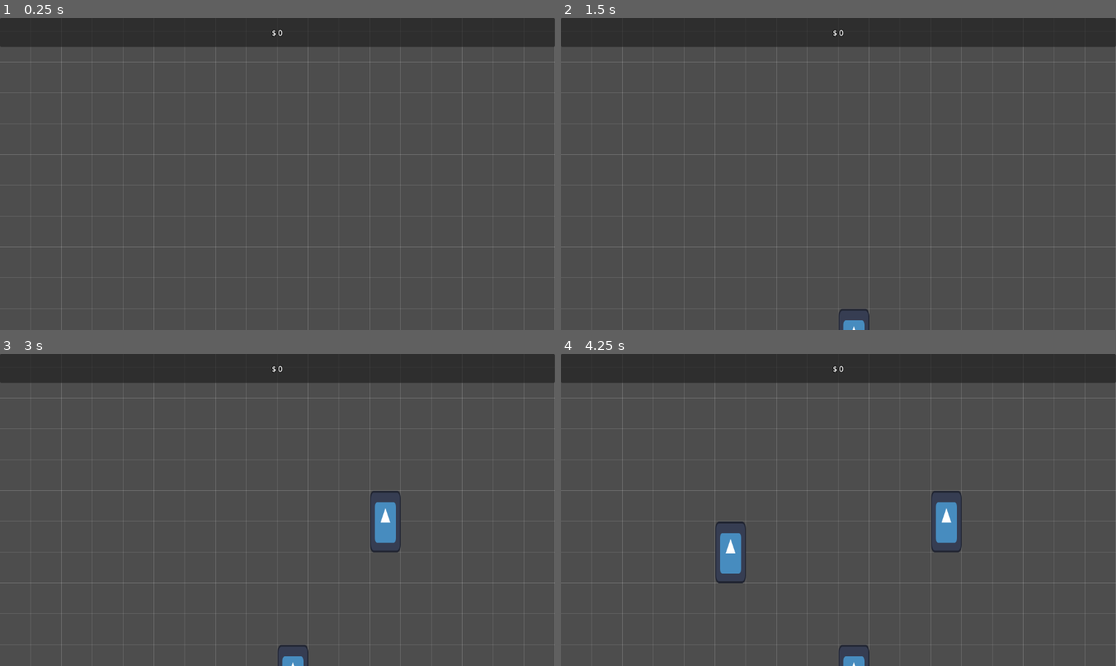
Above: before the commit, frames 1-4 (two rows, left to right).
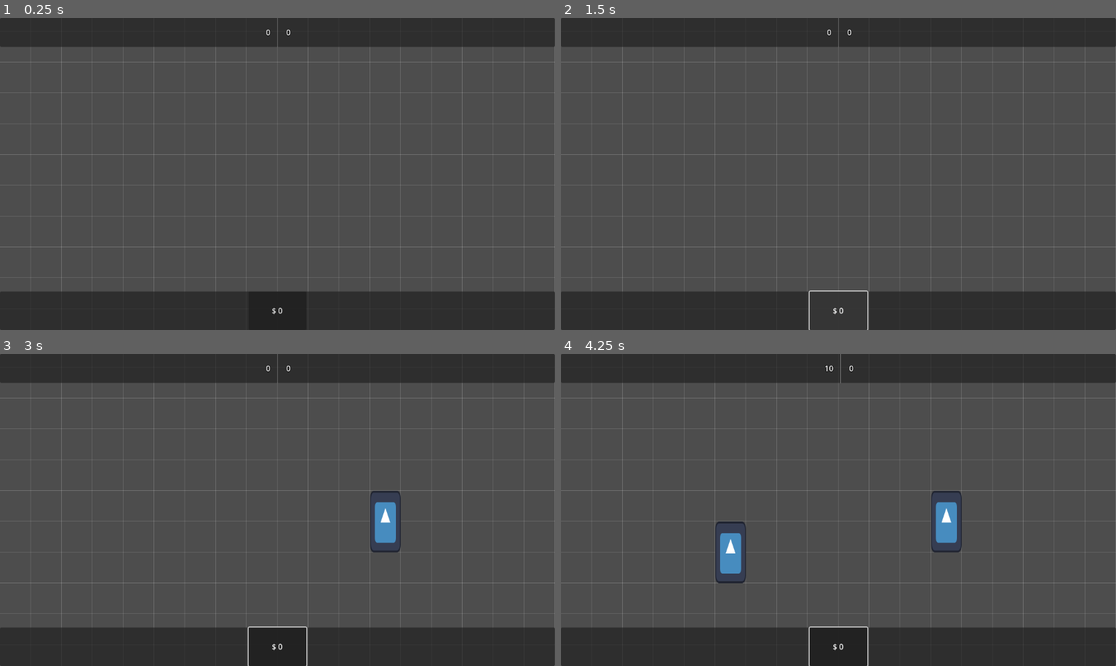
Above: after the commit, the same moments.

Repository: Kavalieri/Farm_SiK-Ness
Game: Godot game, scene res://scenes/game/MainGame.tscn
Same seed, same stepped clock (60 frames per second), same inputs: the game is played once before the commit and once after it. The engine's default icon, where the game draws it, is replaced by a stand-in: a white triangle on a blue panel in a dark square.
Inputs (mouse positions are in pixels of both pictures, inside the frame that each line leads up to):
- Up to frame 1 (0.25 s): no input
- Up to frame 2 (1.5 s): click (838, 311) at 0.5 s, where only the run after the commit has a clickable "$ 0"; click (838, 311) at 1.25 s, where only the run after the commit has a clickable "$ 0"
- Up to frame 3 (3 s): click (277, 647) at 2 s, where only the run after the commit has a clickable "$ 0"; tap Enter at 2.75 s; move the mouse to (399, 494) at 2.77 s; click (399, 494) at 2.92 s
- Up to frame 4 (4.25 s): tap Space at 3.5 s; move the mouse to (727, 525) at 3.52 s; click (727, 525) at 3.67 s

The runs differ from the first frame. In frame 1, 12% of the frame differs, in the area x 0-100%, y 0-100%; in frame 2, 11%; in frame 3, 12%; in frame 4, 12%.

Commit message:
feat: implement main HUD with resource display and market button #6

Diff:
--- /dev/null
+++ b/project/scenes/ui/components/ResourceDisplay.tscn
@@ -0,0 +1,20 @@
+[gd_scene load_steps=2 format=3 uid="uid://ui_resource_display"]
+
+[ext_resource type="Script" path="res://scripts/ui/components/ResourceDisplay.gd" id="1_script"]
+
+[node name="ResourceDisplay" type="HBoxContainer"]
+offset_right = 100.0
+offset_bottom = 40.0
+script = ExtResource("1_script")
+
+[node name="IconRect" type="TextureRect" parent="."]
+unique_name_in_owner = true
+layout_mode = 2
+expand_mode = 2
+stretch_mode = 5
+
+[node name="ValueLabel" type="Label" parent="."]
+unique_name_in_owner = true
+layout_mode = 2
+text = "0"
+vertical_alignment = 1
--- a/project/scenes/ui/screens/MainHUD.tscn
+++ b/project/scenes/ui/screens/MainHUD.tscn
@@ -1,6 +1,8 @@
-[gd_scene load_steps=2 format=3 uid="uid://hud_main_scene"]
+[gd_scene load_steps=4 format=3 uid="uid://hud_main_scene"]
 
 [ext_resource type="Theme" uid="uid://theme_main_base" path="res://resources/themes/main_theme.tres" id="1_theme"]
+[ext_resource type="Script" path="res://scripts/ui/screens/MainHUD.gd" id="2_script"]
+[ext_resource type="PackedScene" uid="uid://ui_resource_display" path="res://scenes/ui/components/ResourceDisplay.tscn" id="3_resource_display"]
 
 [node name="MainHUD" type="Control"]
 layout_mode = 3
@@ -11,6 +13,7 @@
 grow_vertical = 2
 mouse_filter = 2
 theme = ExtResource("1_theme")
+script = ExtResource("2_script")
 
 [node name="TopBar" type="Panel" parent="."]
 layout_mode = 1
@@ -19,15 +22,55 @@
 offset_bottom = 60.0
 grow_horizontal = 2
 
-[node name="MoneyLabel" type="Label" parent="TopBar"]
+[node name="HBoxContainer" type="HBoxContainer" parent="TopBar"]
 layout_mode = 1
-anchors_preset = 8
-anchor_left = 0.5
-anchor_top = 0.5
-anchor_right = 0.5
-anchor_bottom = 0.5
-offset_left = -20.0
-offset_top = -11.5
+anchors_preset = 15
+anchor_right = 1.0
+anchor_bottom = 1.0
+grow_horizontal = 2
+grow_vertical = 2
+alignment = 1
+
+[node name="MoneyDisplay" parent="TopBar/HBoxContainer" instance=ExtResource("3_resource_display")]
+unique_name_in_owner = true
+layout_mode = 2
+label_text = "$ 0"
+
+[node name="VSeparator" type="VSeparator" parent="TopBar/HBoxContainer"]
+layout_mode = 2
+theme_override_constants/separation = 20
+
+[node name="XPDisplay" parent="TopBar/HBoxContainer" instance=ExtResource("3_resource_display")]
+unique_name_in_owner = true
+layout_mode = 2
+label_text = "XP 0"
+
+[node name="BottomBar" type="Panel" parent="."]
+layout_mode = 1
+anchors_preset = 12
+anchor_top = 1.0
+anchor_right = 1.0
+anchor_bottom = 1.0
+offset_top = -80.0
+grow_horizontal = 2
+grow_vertical = 0
+
+[node name="HBoxContainer" type="HBoxContainer" parent="BottomBar"]
+layout_mode = 1
+anchors_preset = 15
+anchor_right = 1.0
+anchor_bottom = 1.0
+grow_horizontal = 2
+grow_vertical = 2
+alignment = 1
+
+[node name="MarketButton" type="Button" parent="BottomBar/HBoxContainer"]
+unique_name_in_owner = true
+custom_minimum_size = Vector2(120, 0)
+layout_mode = 2
+text = "MARKET"
+
+
 offset_right = 20.0
 offset_bottom = 11.5
 grow_horizontal = 2
--- /dev/null
+++ b/project/scripts/ui/components/ResourceDisplay.gd
@@ -0,0 +1,17 @@
+class_name ResourceDisplay
+extends HBoxContainer
+
+@export var icon: Texture2D
+@export var label_text: String = "0"
+
+@onready var icon_rect: TextureRect = %IconRect
+@onready var value_label: Label = %ValueLabel
+
+func _ready() -> void:
+	if icon:
+		icon_rect.texture = icon
+	value_label.text = label_text
+
+func update_value(new_value: float) -> void:
+	# TODO: Add tween animation
+	value_label.text = str(int(new_value))
--- /dev/null
+++ b/project/scripts/ui/screens/MainHUD.gd
@@ -0,0 +1,20 @@
+extends Control
+
+@onready var money_display: HBoxContainer = %MoneyDisplay
+@onready var xp_display: HBoxContainer = %XPDisplay
+@onready var market_button: Button = %MarketButton
+
+func _ready() -> void:
+	# Connect to GameManager signals
+	GameManager.money_changed.connect(_on_money_changed)
+	GameManager.xp_changed.connect(_on_xp_changed)
+
+	# Initialize values
+	_on_money_changed(GameManager.money)
+	_on_xp_changed(GameManager.xp)
+
+func _on_money_changed(new_amount: float) -> void:
+	money_display.update_value(new_amount)
+
+func _on_xp_changed(new_amount: int) -> void:
+	xp_display.update_value(new_amount)
Not shown, added: project/scripts/ui/components/ResourceDisplay.gd.uid
Not shown, added: project/scripts/ui/screens/MainHUD.gd.uid
